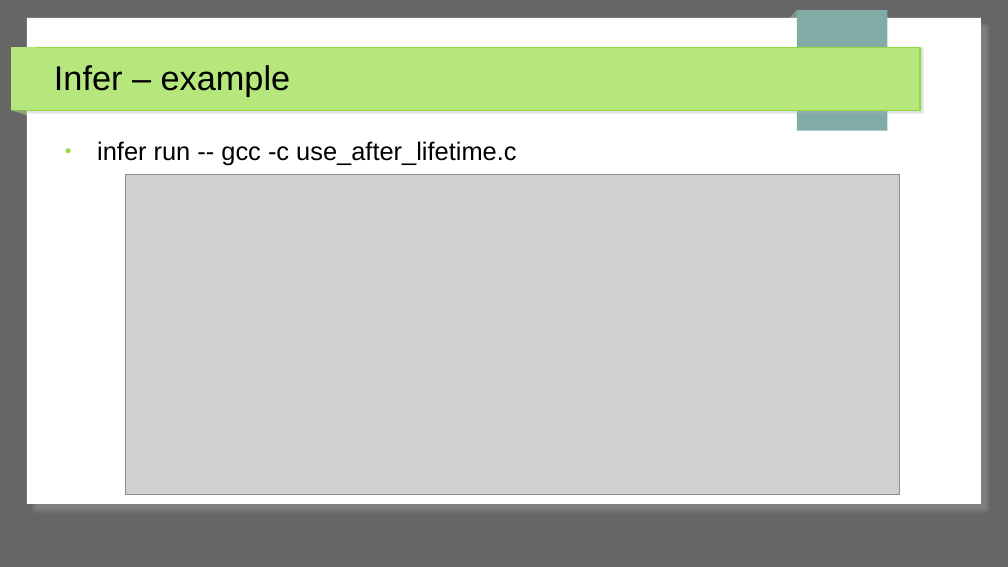
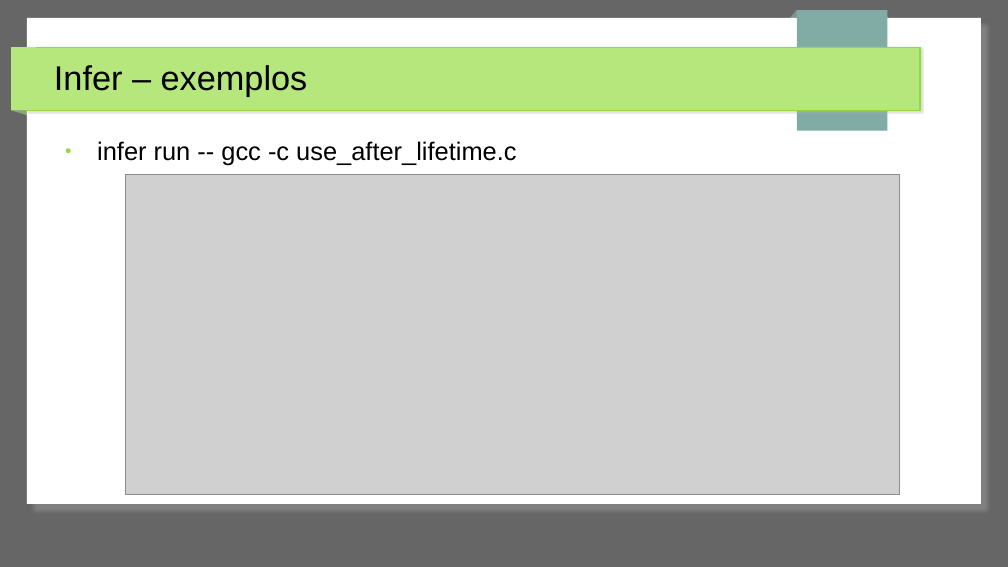
Before and after one commit to jpantonow/SB-T1-ANALISADORES, a slide deck: slide 13 of Slides.odp. Drawn at 1008x567 pixels with LibreOffice and Linux fonts; fonts in the diff are those of the drawing; grey boxes stand for pictures. Boxes give left, top, right and bottom in pixels: in the first picture for what was removed or moved away, otherwise in the second. Text is boxed around its words. In the diff, an @@ line names an element or a change of style, - is before the commit and + after.

Commit message:
mais slides infer

```diff
--- a/Slides.odp
+++ b/Slides.odp
@@ title at (54, 65, 308, 96): text changed @@
-Infer – example
+Infer – exemplos
```
Also in this commit, not shown: 1 other slide changed, 1 slide added.
